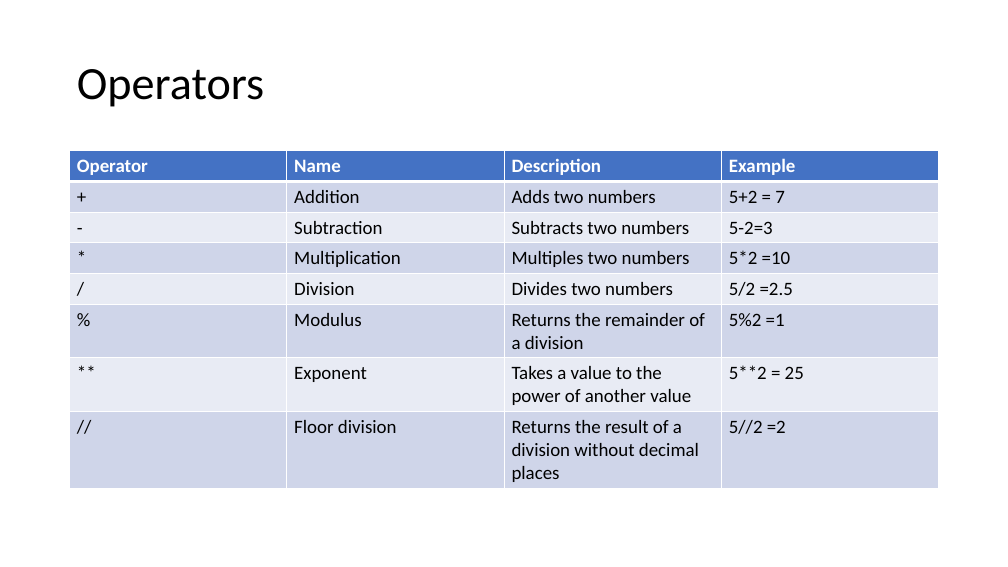
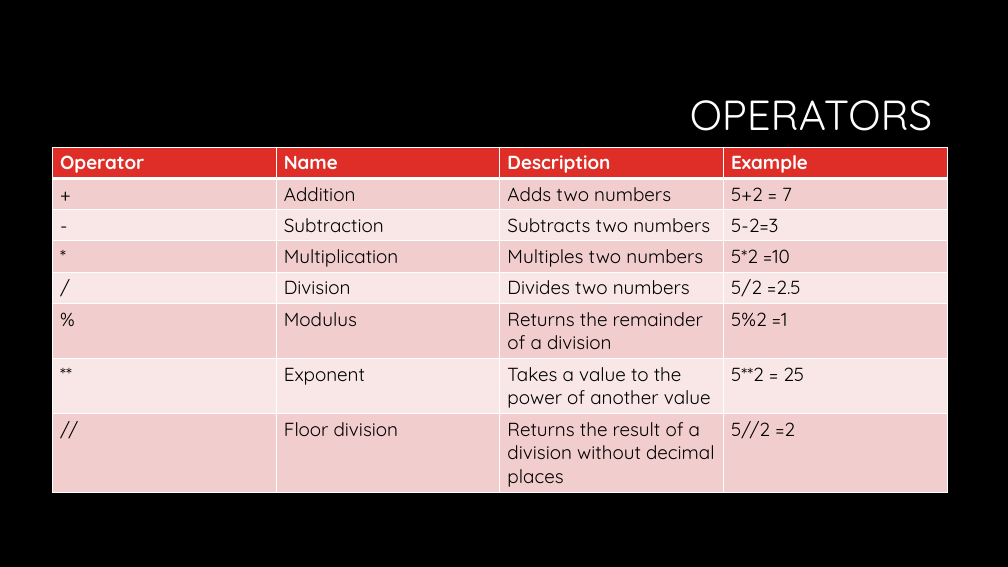
Before and after one commit to LuyangYin1/Python-for-everyone, a slide deck: slide 11 of Class-1/Python For Everyone.pptx. Drawn at 1008x567 pixels with LibreOffice and Linux fonts; fonts in the diff are those of the drawing; background and template pictures are left out. Boxes give left, top, right and bottom in pixels: in the first picture for what was removed or moved away, otherwise in the second. Text is boxed around its words. In the diff, an @@ line names an element or a change of style, - is before the commit and + after.

```diff
--- a/Class-1/Python For Everyone.pptx
+++ b/Class-1/Python For Everyone.pptx
@@ background #FFFFFF to #000000 @@
@@ title at <box>690,100,933,131</box>: text changed; size 44 to 40 pt; font Calibri to Quicksand; text colour #000000 to #FFFFFF @@
-Operators
+OPERATORS
@@ table at <box>52,147,948,527</box> @@
@@ fill #4472C4 to #DF2E28 in row 1 @@
@@ fill #CFD5EA to #F3CDCD in 16 cells @@
@@ fill #E9EBF5 to #F9E8E8 in 12 cells @@
@@ font Calibri to Quicksand @@
@@ table: place and size @@
-table at <box>70,151,941,486</box>
+table at <box>52,147,948,527</box>
```
Also in this commit, not shown: 15 other slides changed.
